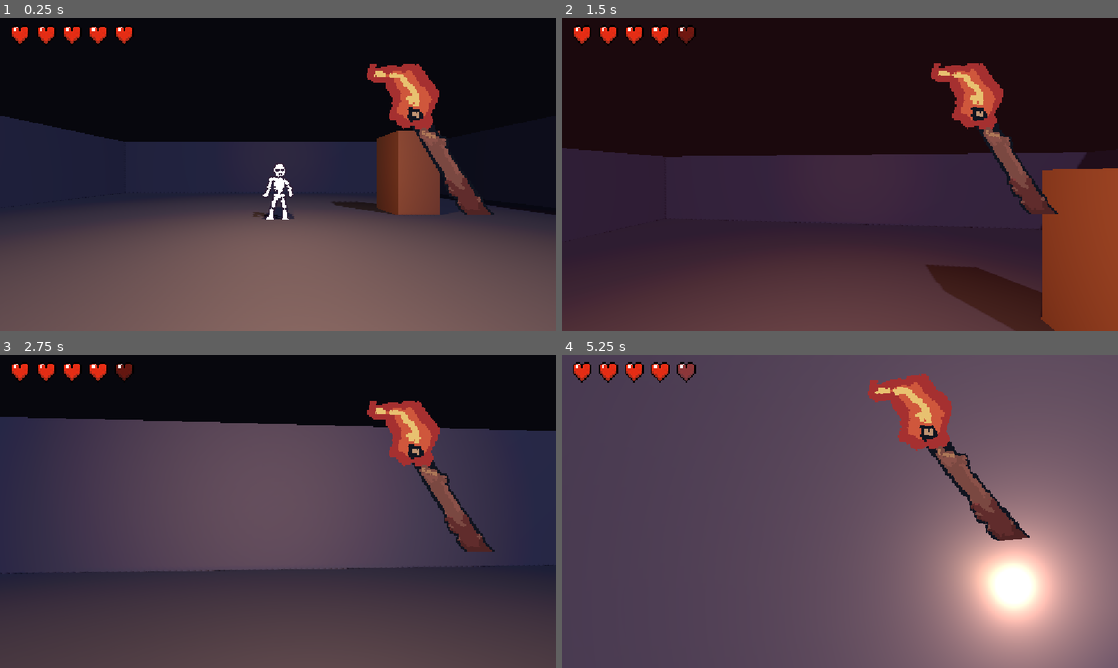
Above: before the commit, frames 1-4 (two rows, left to right).
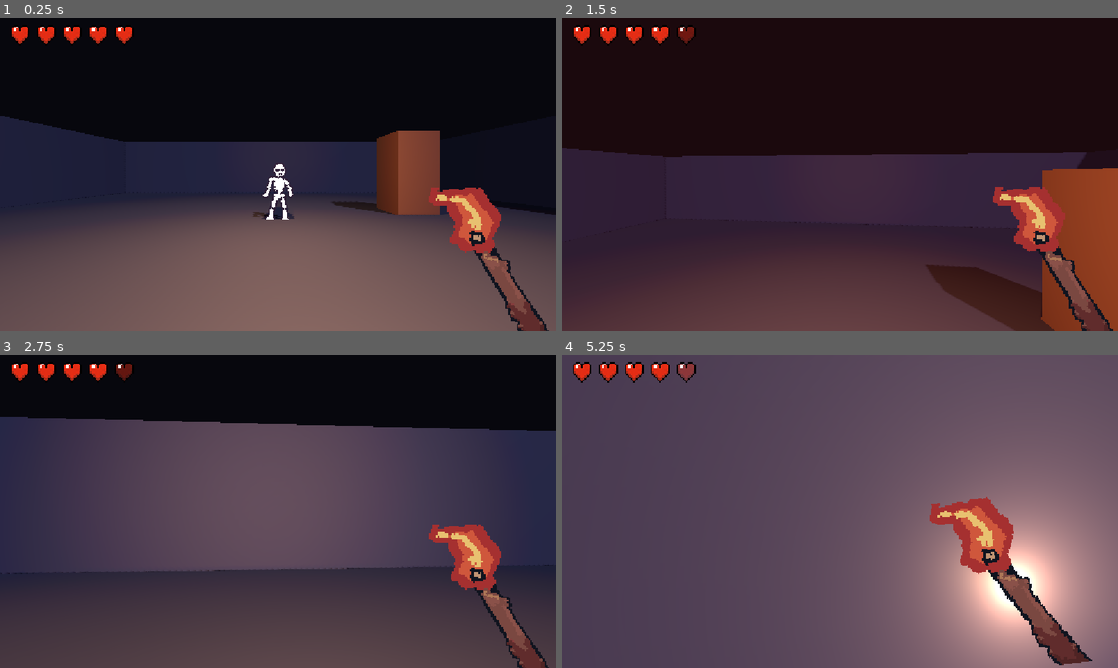
Above: after the commit, the same moments.

Repository: WatcherAtTheThreshold/threshold-deep
Game: Godot game, scene res://scenes/main.tscn
Same seed, same stepped clock (60 frames per second), same inputs: the game is played once before the commit and once after it.
Inputs (mouse positions are in pixels of both pictures, inside the frame that each line leads up to):
- Up to frame 1 (0.25 s): no input
- Up to frame 2 (1.5 s): tap Enter at 0.5 s; move the mouse to (867, 174) at 0.52 s; press the mouse at (867, 174) at 0.53 s; hold W (move_forward) from 0.53 s (still down); tap Space (jump) at 0.77 s; move the mouse to (812, 174) at 1.27 s; release the mouse at (812, 174) at 1.28 s; tap R at 1.35 s
- Up to frame 3 (2.75 s): keep holding W (move_forward); tap Space (jump) at 1.52 s; move the mouse to (289, 505) at 2.02 s; press the mouse at (289, 505) at 2.03 s
- Up to frame 4 (5.25 s): keep holding W (move_forward); move the mouse to (834, 517) at 2.77 s; release the mouse at (834, 517) at 2.78 s; tap R at 2.85, 4.35 s; tap Space (jump) at 3.02, 3.77, 4.25, 4.52 s; move the mouse to (878, 514) at 3.52 s; press the mouse at (878, 514) at 3.53 s; move the mouse to (795, 508) at 4.27 s; release the mouse at (795, 508) at 4.28 s; tap Enter at 5 s; move the mouse to (845, 511) at 5.02 s; press the mouse at (845, 511) at 5.03 s

The runs differ from the first frame. In frame 1, 4.8% of the frame differs, in the area x 66-99%, y 14-100%; in frame 2, 5.3%; in frame 3, 5.2%; in frame 4, 7.4%, in the area x 55-96%, y 6-100%.

Commit message:
Fix hand-torch drifting mid-screen: compensate scale for pivot shift
The bottom-center pivot_offset added for the swing rotation is also
the scaling center, so the 3x scale pulled the drawn image up-left
by two pivot lengths. Add that displacement back into the base
corner position.

Co-Authored-By: Claude Fable 5 <noreply@anthropic.com>

Diff:
--- a/scripts/viewmodel.gd
+++ b/scripts/viewmodel.gd
@@ -24,7 +24,10 @@
 	var ground_speed := Vector2(player.velocity.x, player.velocity.z).length()
 	if ground_speed > 0.1 and player.is_on_floor():
 		bob_time += delta * ground_speed * 2.0
-	var corner_base := get_viewport_rect().size + base_offset
+	# pivot_offset is the center for scaling too, so compensate for the
+	# up-left shift the 3x scale gets from a bottom-center pivot.
+	var corner_base := get_viewport_rect().size + base_offset \
+			+ pivot_offset * (scale - Vector2.ONE)
 	position = corner_base + swing_offset + Vector2(
 		sin(bob_time) * SWAY_AMOUNT,
 		absf(cos(bob_time)) * SWAY_AMOUNT * 0.5
